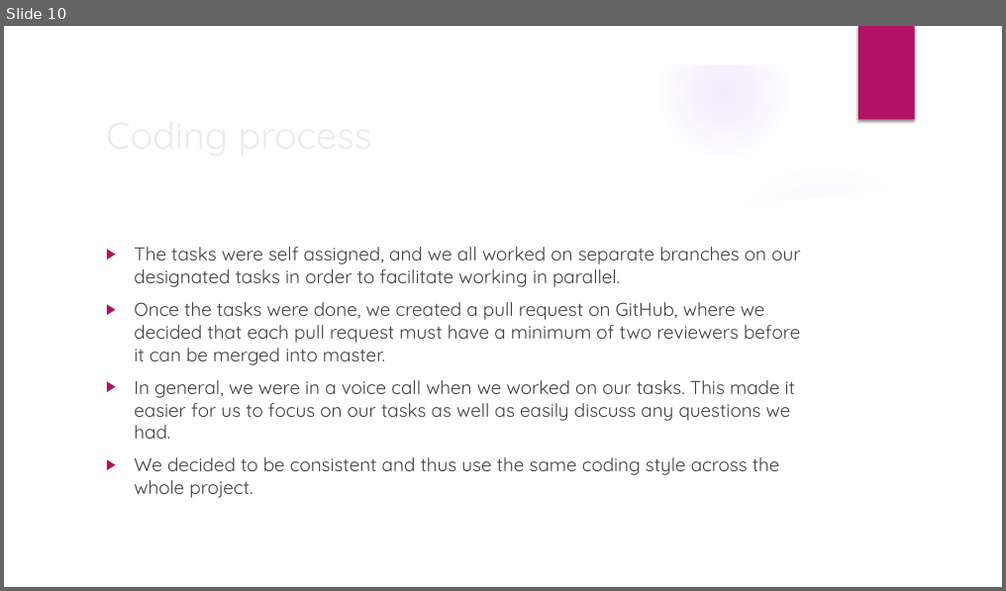
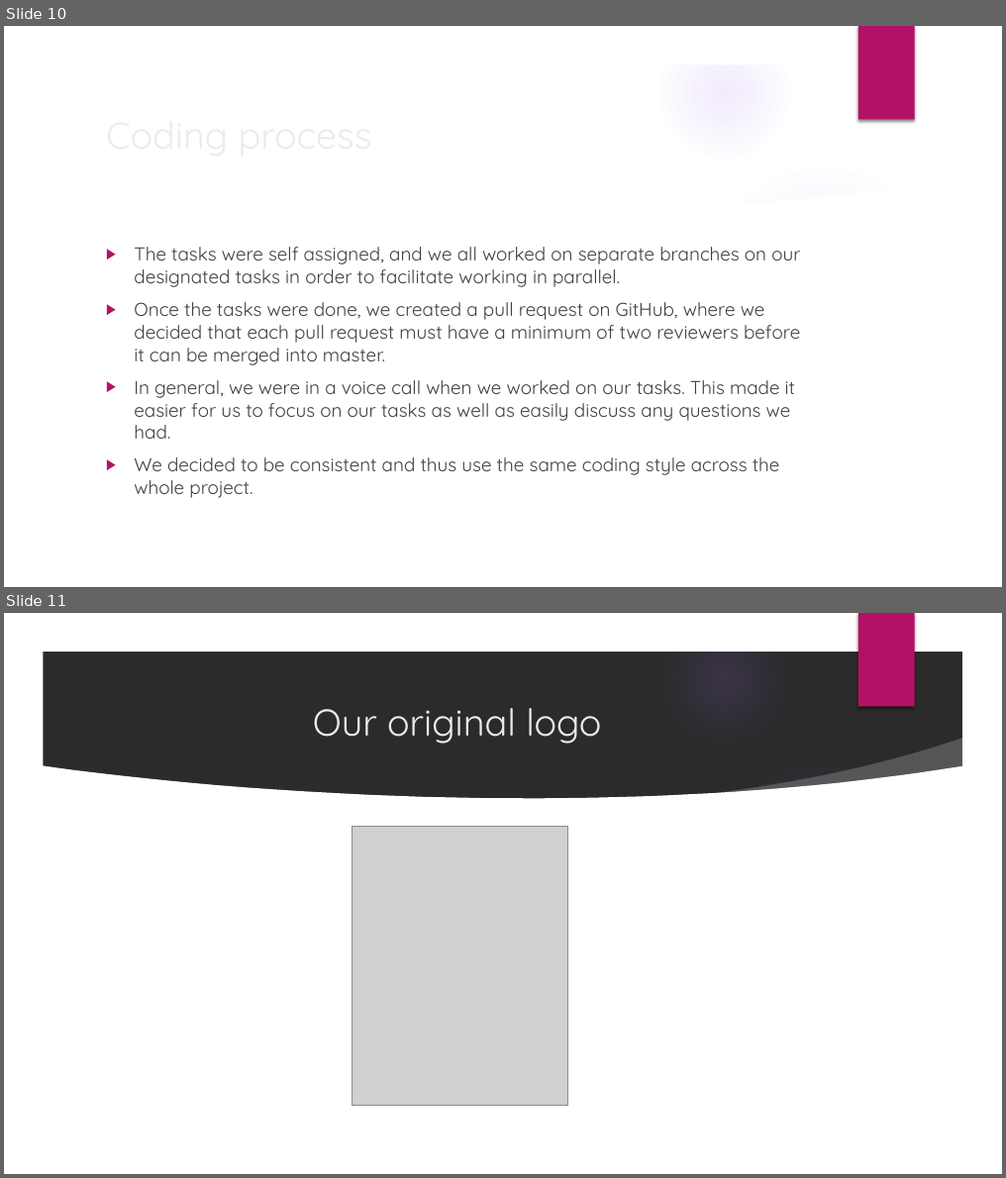
Before and after one commit to raresica1234/ATAR-SE, a slide deck: Documentation/Presentation.pptx. Shown one above the other, each under a label of ours: slide 10 before the commit, slides 10 and 11 after it. The pictures are 1006x591 and 1006x1178 pixels, drawn with LibreOffice and Linux fonts; fonts in the diff are those of the drawing; grey boxes stand for pictures; background and template pictures are left out; a plain dark background stands for a picture behind light text. Boxes give left, top, right and bottom in pixels: in the first picture for what was removed or moved away, otherwise in the second. Text is boxed around its words. In the diff, an @@ line names an element or a change of style, - is before the commit and + after.

```diff
--- a/Documentation/Presentation.pptx
+++ b/Documentation/Presentation.pptx
@@ slide 11 added at (4, 613, 1002, 1174), background picture (left out); not listed: 9 template elements that a slide beside it also shows @@
@@ title added at (313, 708, 601, 744), 36 pt, text #EBEBEB @@
+Our original logo
@@ picture added at (352, 827, 568, 1106) @@
```
Also in this commit, not shown: 1 other file.
